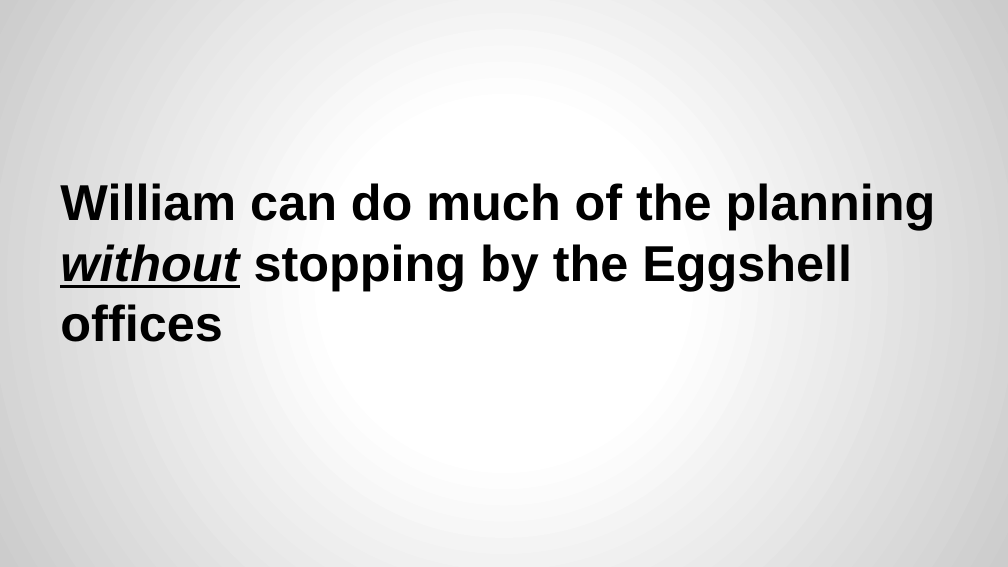
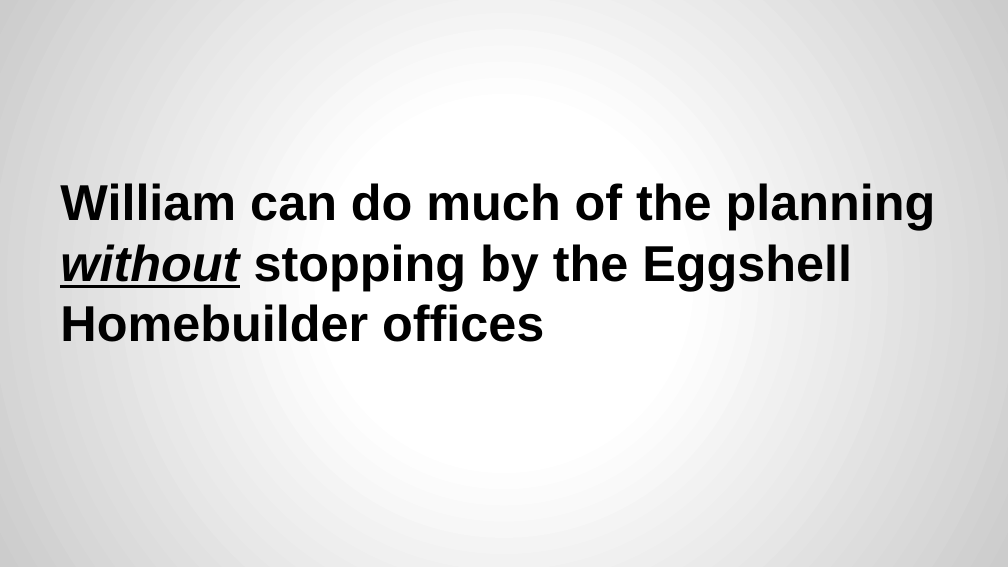
Before and after one commit to XuefengZhai/Database_Project, a slide deck: slide 4 of G3_eggshell/G3_Presentation.pptx. Drawn at 1008x567 pixels with LibreOffice and Linux fonts; fonts in the diff are those of the drawing. Boxes give left, top, right and bottom in pixels: in the first picture for what was removed or moved away, otherwise in the second. Text is boxed around its words. In the diff, an @@ line names an element or a change of style, - is before the commit and + after.

```diff
--- a/G3_eggshell/G3_Presentation.pptx
+++ b/G3_eggshell/G3_Presentation.pptx
@@ title at (60, 183, 936, 342): text changed @@
-William can do much of the planning without stopping by the Eggshell offices
+William can do much of the planning without stopping by the Eggshell Homebuilder offices
```
Also in this commit, not shown: 6 other slides changed, 8 slides added, 1 other file.
